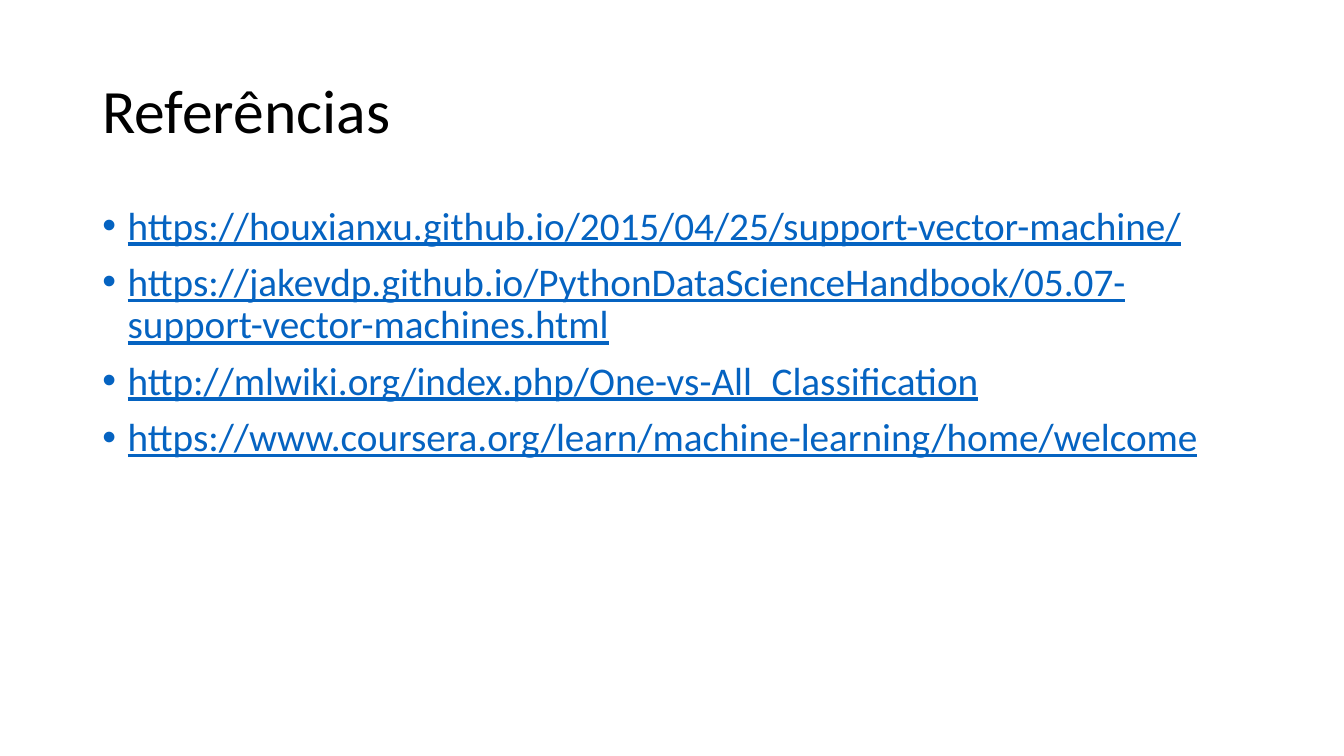
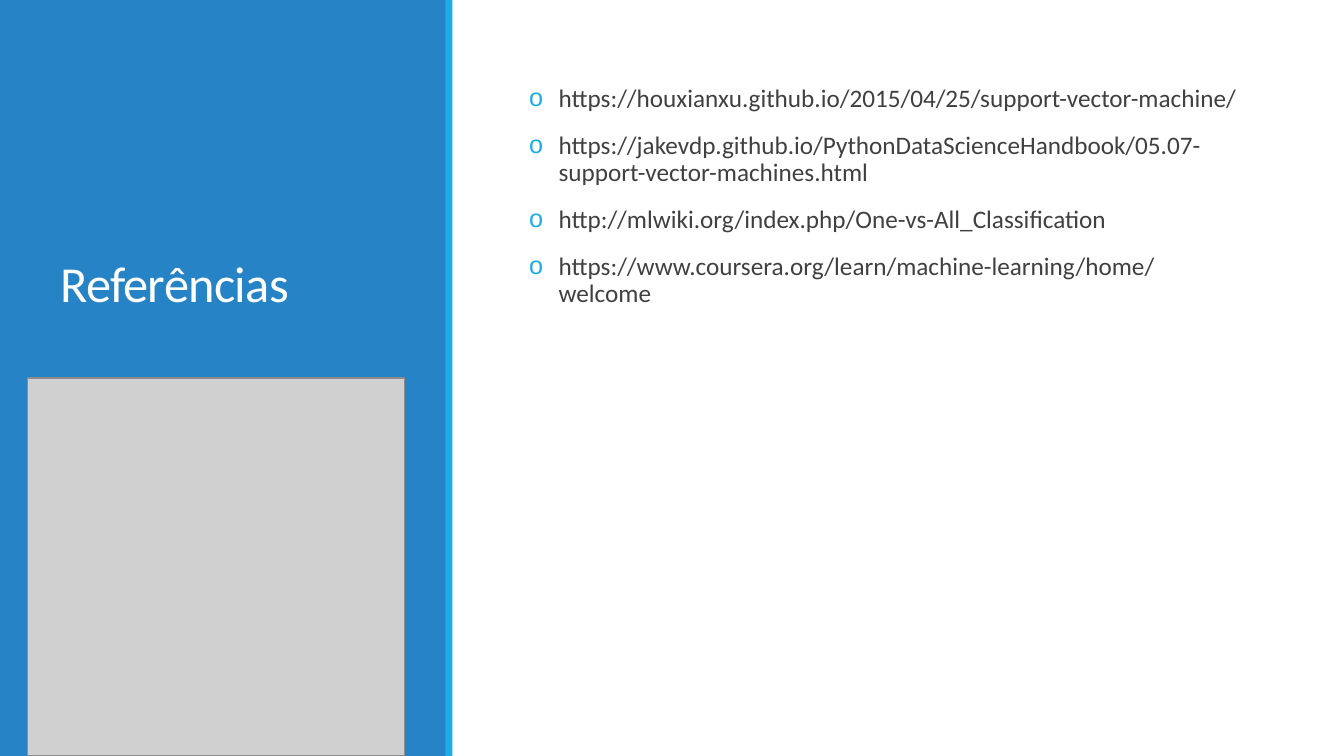
Before and after one commit to mrezende/ml-discipline, a slide deck: slide 22 of presentation/PresentationSVM.pptx (slide 16 before the commit). Drawn at 1344x756 pixels with LibreOffice and Linux fonts; fonts in the diff are those of the drawing; grey boxes stand for pictures. Boxes give left, top, right and bottom in pixels: in the first picture for what was removed or moved away, otherwise in the second. Text is boxed around its words. In the diff, an @@ line names an element or a change of style, - is before the commit and + after.

```diff
--- a/presentation/PresentationSVM.pptx
+++ b/presentation/PresentationSVM.pptx
@@ rectangle added at bbox=[0, 0, 447, 756], fill #2683C6 @@
@@ rectangle added at bbox=[446, 0, 453, 756], fill #1CADE4 @@
@@ title "Referências": place and size @@
-title "Referências" at bbox=[102, 90, 390, 134]
+title "Referências" at bbox=[60, 267, 288, 303]
@@ title "Referências" at bbox=[60, 267, 288, 303]: size 44 to 36 pt, text colour #000000 to #FFFFFF, letter spacing 0 to -0.5 pt; line spacing 0.9 to 0.85; vertical alignment middle to bottom @@
@@ text "https://houxianxu.github.io/2015/04/25/support-vector-machin ...": place and size @@
-text "https://houxianxu.github.io/2015/04/25/support-vector-machin ..." at bbox=[128, 212, 1198, 458]
+text "https://houxianxu.github.io/2015/04/25/support-vector-machin ..." at bbox=[559, 89, 1236, 302]
@@ text "https://houxianxu.github.io/2015/04/25/support-vector-machin ..." at bbox=[559, 89, 1236, 302]: size 28 to 18 pt, text colour #0563C1 to #404040, underline off; bullet • to o; more space between paragraphs @@
@@ picture added at bbox=[27, 378, 404, 756] @@
```
Also in this commit, not shown: 6 other slides changed, 15 slides added, 9 slides removed.
